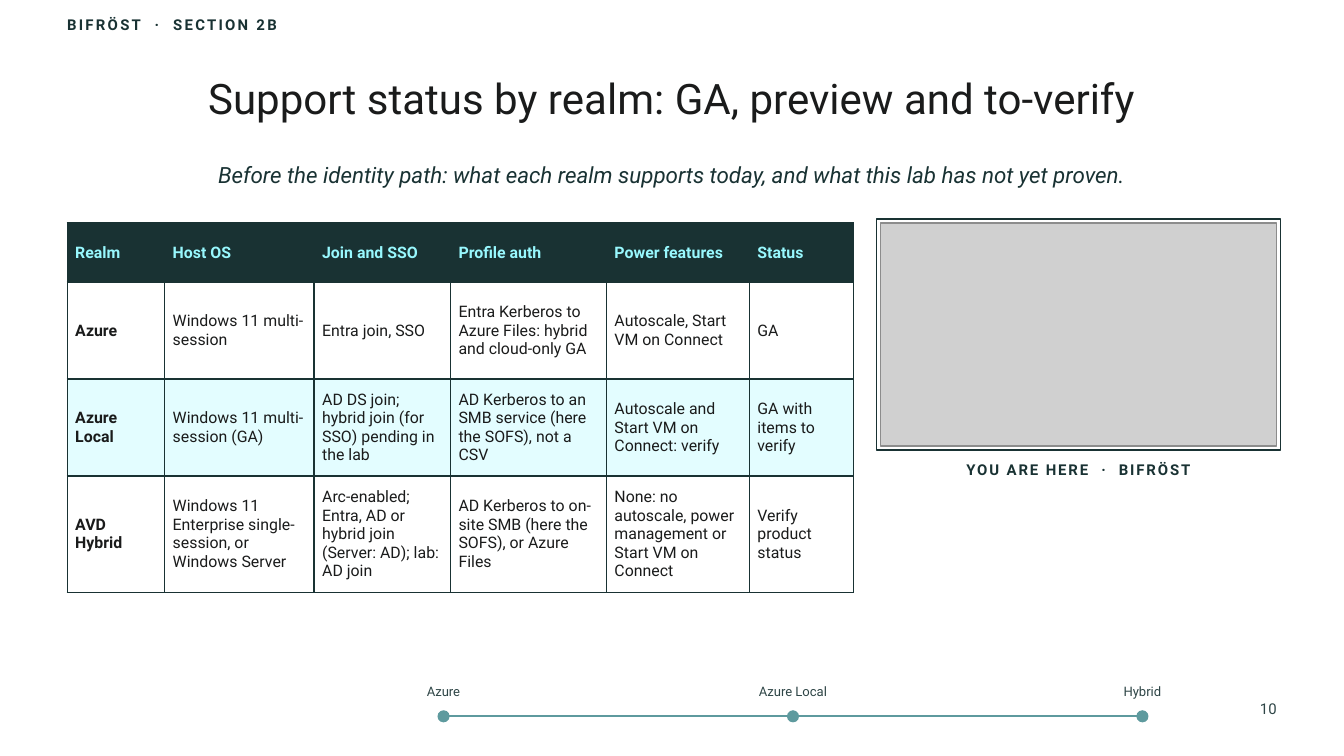
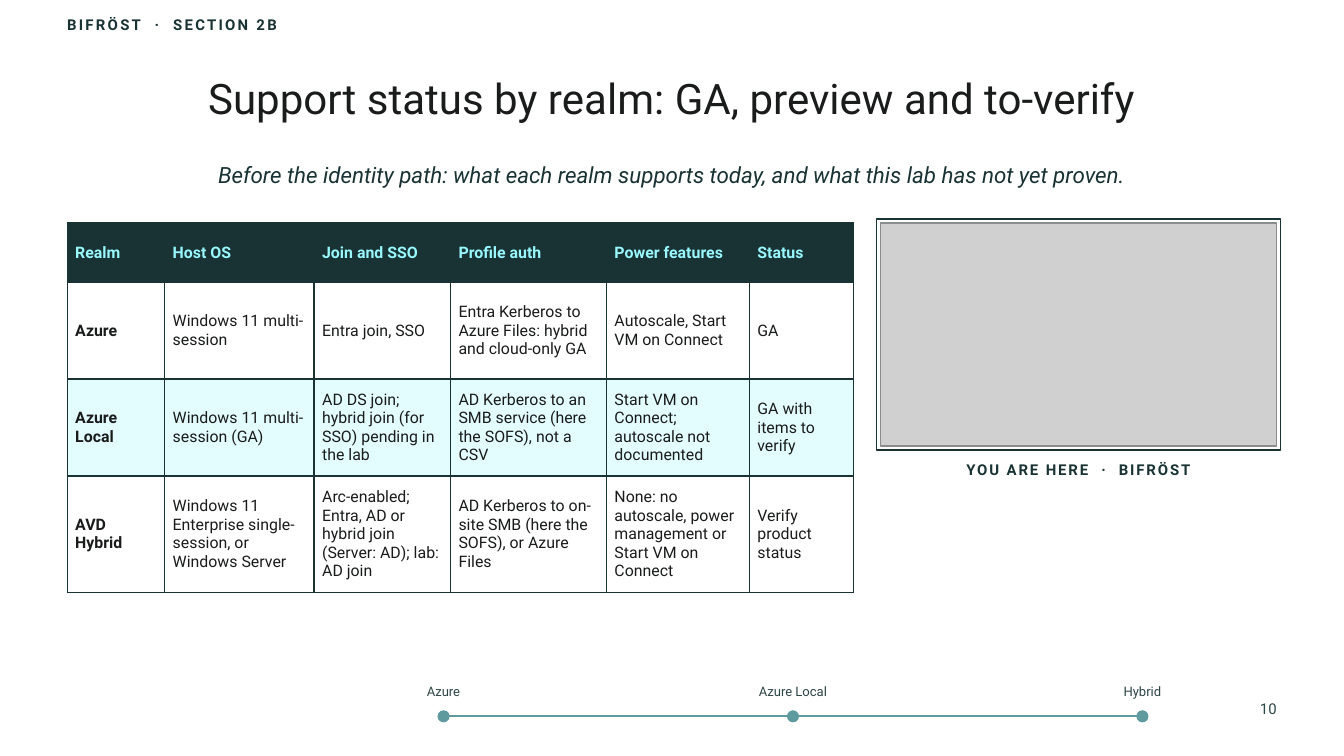
Before and after one commit to thisismydemo/nic2026_avd, a slide deck: slide 10 of presentation/AVD_Anywhere_NIC2026.pptx. Drawn at 1344x756 pixels with LibreOffice and Linux fonts; fonts in the diff are those of the drawing; grey boxes stand for pictures; background and template pictures are left out. Boxes give left, top, right and bottom in pixels: in the first picture for what was removed or moved away, otherwise in the second. Text is boxed around its words. In the diff, an @@ line names an element or a change of style, - is before the commit and + after.

```diff
--- a/presentation/AVD_Anywhere_NIC2026.pptx
+++ b/presentation/AVD_Anywhere_NIC2026.pptx
@@ table at bbox=[67, 223, 853, 593] @@
-row 3, column 5: Autoscale and Start VM on Connect: verify
+row 3, column 5: Start VM on Connect; autoscale not documented
```
Also in this commit, not shown: 19 other slides changed, 1 slide added, 19 other files.
